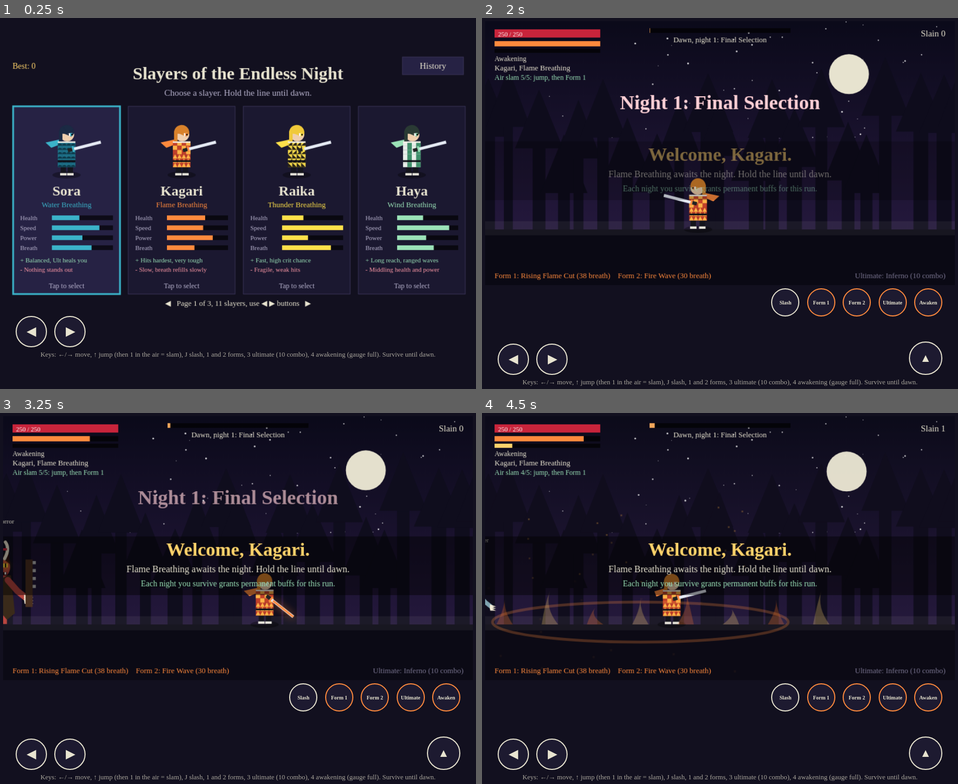
Above: before the commit, frames 1-4 (two rows, left to right).
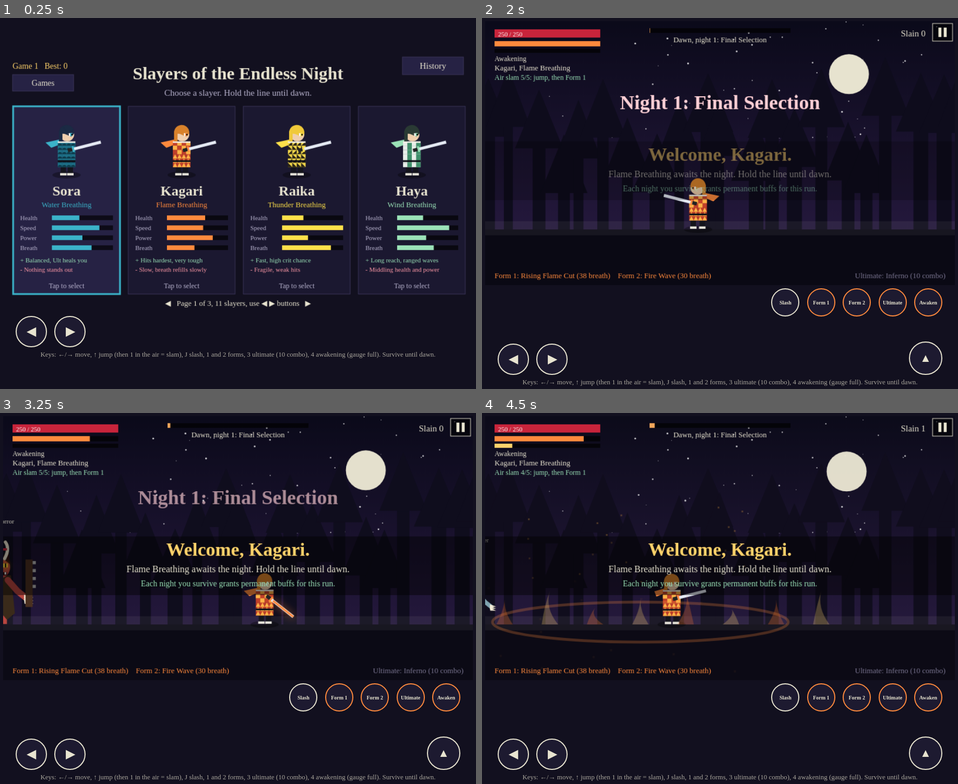
Above: after the commit, the same moments.

Repository: VedhKN/Slayers-of-the-Night-Game1
Game: browser game, page index.html
Same seed, same stepped clock (60 frames per second), same inputs: the game is played once before the commit and once after it.
Inputs (mouse positions are in pixels of both pictures, inside the frame that each line leads up to):
- Up to frame 1 (0.25 s): no input
- Up to frame 2 (2 s): click (720, 181) at 0.27 s; hold D 1.03-1.53 s; click (720, 207) at 1.07 s; tap J at 1.1, 1.6 s; hold A from 1.58 s (still down); click (624, 155) at 1.67 s; click "Confirm Kagari" at 1.77 s
- Up to frame 3 (3.25 s): click "Form 1" at 2.02 s; tap J at 2.1, 2.6, 3.1 s; release A at 2.15 s; hold W 2.2-2.5 s; click (333, 509) at 2.27 s; tap Space at 2.52 s; hold D 2.55-3.22 s; click (309, 602) at 2.87 s
- Up to frame 4 (4.5 s): hold W 3.27-3.5 s; click (601, 613) at 3.47 s; tap 1 at 3.52 s; hold A 3.55-3.98 s; tap J at 3.6, 4.1 s; hold D from 4.03 s (still down); click (720, 494) at 4.07 s

The runs differ from the first frame. In frame 1, 0.7% of the frame differs, in the area x 2-16%, y 12-20%; in frame 2, 0.2%; in frame 3, 0.2%; in frame 4, 0.2%.

Commit message:
Add files via upload

Diff:
--- a/index.html
+++ b/index.html
@@ -24,8 +24,8 @@
 html,body{overflow:hidden}
 body.sel .ac{display:none}
 .row button{font-size:min(2.6vw,10px);line-height:1.1;padding:0}
-body{height:100dvh;padding:0;gap:6px}
-canvas{width:min(100%,calc((100dvh - 90px)*16/9));max-width:900px;height:auto}
+body{height:calc(100*var(--vh,1vh));padding:0;gap:6px}
+canvas{width:min(100%,calc((calc(100*var(--vh,1vh)) - 200px)*16/9));max-width:900px;height:auto}
 .pad{padding:0 2vw}
 .grp{gap:1.2vw}
 .pad{align-items:flex-end}
@@ -38,13 +38,13 @@
  body{flex-direction:row;gap:8px;padding:0 max(8px,env(safe-area-inset-right,0px)) 0 max(8px,env(safe-area-inset-left,0px));box-sizing:border-box}
  .pad{display:contents}
  .mv{order:0;align-self:flex-end;margin-bottom:10px}
- .mv button{width:min(17dvh,58px);height:min(17dvh,58px)}
+ .mv button{width:min(calc(17*var(--vh,1vh)),58px);height:min(calc(17*var(--vh,1vh)),58px)}
  .ac{order:2;align-self:stretch;justify-content:space-between;align-items:flex-end;padding:8px 0}
  .row{display:grid;grid-template-columns:repeat(2,auto);gap:6px}
- .jump{width:min(18dvh,60px);height:min(18dvh,60px)}
+ .jump{width:min(calc(18*var(--vh,1vh)),60px);height:min(calc(18*var(--vh,1vh)),60px)}
 
- canvas{order:1;width:min(calc(100vw - 260px),calc(100dvh*16/9));max-width:none}
- button{width:min(13dvh,46px);height:min(13dvh,46px);font-size:min(6dvh,20px)}
+ canvas{order:1;width:min(calc(100vw - 260px),calc(calc(100*var(--vh,1vh))*16/9));max-width:none}
+ button{width:min(calc(13*var(--vh,1vh)),46px);height:min(calc(13*var(--vh,1vh)),46px);font-size:min(calc(6*var(--vh,1vh)),20px)}
  small{display:none}
 }
 small{opacity:.7;font-size:13px;text-align:center;padding:0 12px}
@@ -85,7 +85,7 @@
 const DT={grunt:{hp:20,v:65,d:10,c:'#6b3f8a',s:1},brute:{hp:80,v:42,d:18,c:'#8a2f3f',s:1.35},swift:{hp:18,v:140,d:8,c:'#3f6b8a',s:.9},boss:{hp:0,v:35,d:20,c:'#4a1530',s:2.3}};
 const trees=Array.from({length:22},(_,i)=>({x:i*40+rnd(-10,10),h:rnd(120,260),w:rnd(14,26)}));
 const stars=Array.from({length:60},()=>({x:rnd(0,W),y:rnd(0,200),r:rnd(.5,1.6)}));
-function begin(i){cf=false;const ch=CH[i];if(ch.lock&&PROG<ch.lock)return;try{localStorage.setItem('mb_sel',i)}catch(e){}S={t:0,state:'play',ch,p:{x:400,y:GY,vy: …(222 unchanged characters)…
+function begin(i){cf=false;const ch=CH[i];if(ch.lock&&PROG<ch.lock)return;sel=i;persist();S={t:0,state:'play',ch,p:{x:400,y:GY,vy: …(222 unchanged characters)…
 function dmg(d,base,kb){const ch=S.ch,cr=Math.random()<ch.crit+S.bl*.025;const v=Math.round(base*ch.atk*(S.ao>0?1.6:1)*(1+S.bl*.12)*(S.ls?2.2:1)*(1+Math.min(S.combo,20)*.03)*(cr?1.8:1));
  d.hp-=v;if(!(S.ao>0))S.aw=Math.min(100,S.aw+v*.1);d.fl=.12;if(d.ty!=='boss')d.x+=kb*Math.sign(d.x-S.p.x||1);
  S.fx.push({k:'n',x:d.x,y:d.y-(d.ty==='boss'?200:110),t:v+(cr?'!':''),l:.8,m:.8,c:cr?'#ffe14a':'#fff'});S.combo++;S.ct=2.2;S.maxc=Math.max(S.maxc,S.combo)}
@@ -105,7 +105,7 @@
  else if(m.t==='chain'){S.ds.slice().sort((a,b)=>Math.abs(a.x-p.x)-Math.abs(b.x-p.x)).slice(0,m.n).forEach(d=>{dmg(d,m.d,20);S.fx.push({k:'l',x:p.x,x2:d.x,y:p.y-40,y2:d.y-50,l:.3,m:.3,c:ch.col})})}
  else if(m.t==='all'){for(const d of S.ds)if(Math.abs(d.x-p.x)<m.r){dmg(d,m.d,m.kb||0);if(m.stun&&d.ty!=='boss')d.stun=m.stun}S.fx.push({k:'f',l:.35,m:.35,c:ch.col})}
  if(m.heal)p.hp=Math.min(ch.hp,p.hp+m.heal);reap()}
-function act(a){if(S.state!=='play'||S.cut||S.bcut||S.lcut)return;if(S.mini){miniHit();return}const p=S.p,ch=S.ch;if(p.cd>0)return;if(p.slam)return;
+function act(a){if(S.state!=='play'||S.paused||S.cut||S.bcut||S.lcut)return;if(S.mini){miniHit();return}const p=S.p,ch=S.ch;if(p.cd>0)return;if(p.slam)return;
  if(a===1&&p.y<GY-14){if(S.sl<5){S.sl++;startSlam()}else S.fx.push({k:'n',x:p.x,y:p.y-110,t:'No slams left',l:.8,m:.8,c:'#ff9aa8'});return}
  if(a===0){p.cd=.26;p.sw=.2;const x1=p.face>0?p.x-10:p.x-ch.bw,x2=p.face>0?p.x+ch.bw:p.x+10;area(x1,x2,10,22);S.fx.push({k:'a',x:p.x,y:p.y-40,f:p.face,r:ch.bw,l:.15,m:.15,c:'#e8e4d0',t:4});reap()}
  else if(a===4){if(S.ao>0||S.aw<100)return;S.aw=0;S.cut={l:4.2,m:4.2,f:0}}
@@ -113,7 +113,7 @@
  else{const m=S.ls?S.fm[a-1]:ch.mv[a-1];if(p.br<m.cost)return;p.br-=m.cost;run(m)}}
 function spawn(){const pr=S.t/DAWN,r=Math.random(),ty=r<.15+pr*.2?'brute':r<.4+pr*.2?'swift':'grunt',T=DT[ty];
  S.ds.push({nm:WV[S.n].d[ty],x:Math.random()<.5?-30:W+30,y:GY,ty,hp:Math.round(T.hp*(1+S.t/150+S.n*.4)),mh:Math.round(T.hp*(1+S.t/150+S.n*.4)),v:T.v,fl:0,stun:0})}
-function update(dt){const p=S.p;if(S.state==='win'||S.state==='lose')S.et=(S.et||0)+dt;if(S.state==='travel'){S.tv+=dt;if(S.tv>=5.5)nextNight();return}if(S.state!=='play')return;
+function update(dt){const p=S.p;if(S.paused)return;if(S.state==='win'||S.state==='lose')S.et=(S.et||0)+dt;if(S.state==='travel'){S.tv+=dt;if(S.tv>=5.5)nextNight();return}if(S.state!=='play')return;
  if(S.lcut){lastUpd(dt);return}if(S.bcut){bossCutUpd(dt);return}if(S.mini){miniUpd(dt);return}
  if(S.cut){const c=S.cut;c.l-=dt;if(!c.f&&c.m-c.l>=2.6){c.f=1;for(const d of S.ds)dmg(d,170,0);S.ao=14;p.hp=Math.min(S.ch.hp,p.hp+S.ch.hp*.25);reap()}if(c.l<=0)S.cut=null;return}
  S.t+=dt;{const w=S.n;if(S.wv!==w){S.wv=w;S.fx.push({k:'t',t:'Night '+(w+1)+': '+WV[w].n,l:2.2,m:2.2})}}if(S.t>=DAWN&&S.ds.some(d=>d.ty==='boss'))S.t=DAWN-.5;if(S.t>=DAWN&&S.n<5){clearNight(false);return}if(S.t>=DAWN){S.state='win';best=Math.max(best,S.kills);rec('win');clearNight(true);return}
@@ -174,7 +174,7 @@
  for(const t of trees){g.fillRect(t.x,GY-t.h,t.w,t.h);g.beginPath();g.moveTo(t.x-30,GY-t.h+60);g.lineTo(t.x+t.w/2,GY-t.h-40);g.lineTo(t.x+t.w+30,GY-t.h+60);g.fill()}
  g.fillStyle=`rgb(${mix([10,9,20],[60,44,50],pr)})`;g.fillRect(0,GY,W,H-GY);g.fillStyle='rgba(232,228,208,.06)';g.fillRect(0,GY-14,W,24)}
 function txt(t,x,y,sz,col,al,w){g.font=`${w||500} ${sz}px "Shippori Mincho",serif`;g.textAlign=al||'center';g.fillStyle=col;g.fillText(t,x,y)}
-function draw(){if(S.state==='select')return pick();if(S.state==='hist')return hist();if(S.state==='travel')return travel();
+function draw(){if(S.state==='select')return pick();if(S.state==='hist')return hist();if(S.state==='games')return gamesScr();if(S.state==='travel')return travel();
  const p=S.p,ch=S.ch;g.save();if(S.sh>0)g.translate(rnd(-4,4),rnd(-4,4));if(S.bcut)bossCam();if(S.n===5)castleBg(performance.now()/1000);else{bg();decor();}
  for(const d of S.ds)demon(d);for(const d of S.ds)if(d.sp)bossFx(d);
  if(S.ao>0)aura(p,ch,p.an);
@@ -190,10 +190,10 @@
   else if(f.k==='n'){g.font='800 22px "Shippori Mincho",serif';g.textAlign='center';g.lineWidth=3;g.strokeStyle='#000';g.strokeText(f.t,f.x,f.y);g.fillText(f.t,f.x,f.y)}
   else if(f.k==='t'){g.globalAlpha=Math.min(1,k*2);txt(f.t,W/2,150,34,'#ffd0d6',0,800)}
   else g.fillRect(f.x,f.y,4,4);g.globalAlpha=1}
- if(S.bcut)bossWorldFx();g.restore();hud();if(S.cut)cutscene();if(S.bcut)bossCutDraw();if(S.mini)miniDraw();if(S.wel>0)welcome();if(S.lcut)lastCut();if(S.state!=='play')over()}
+ if(S.bcut)bossWorldFx();g.restore();hud();if(S.cut)cutscene();if(S.bcut)bossCutDraw();if(S.mini)miniDraw();if(S.wel>0)welcome();if(S.lcut)lastCut();if(S.paused)pauseDraw();if(S.state!=='play')over()}
 function hud(){const p=S.p,ch=S.ch;g.fillStyle='#000a';g.fillRect(16,14,180,14);g.fillStyle=p.hp/ch.hp>.3?'#c8243b':'#ff5a6e';g.fillRect(16,14,180*p.hp/ch.hp,14);
  txt(p.hp+' / '+ch.hp,22,26,11,'#fff','left');g.fillStyle='#000a';g.fillRect(16,34,180,9);g.fillStyle=ch.col;g.fillRect(16,34,180*p.br/100,9);
- g.fillStyle='#000a';g.fillRect(16,47,180,7);g.fillStyle=S.a …(340 unchanged characters)… #9be3b8','left');txt('Slain '+S.kills,W-16,26,15,'#e8e4d0','right');
+ g.fillStyle='#000a';g.fillRect(16,47,180,7);g.fillStyle=S.a …(340 unchanged characters)… #9be3b8','left');txt('Slain '+S.kills,W-50,26,15,'#e8e4d0','right');if(S.state==='play'){g.fillStyle='rgba(0,0,0,.55)';g.fillRect(W-38,4,34,30);g.strokeStyle='#e8e4d0';g.lineWidth=1;g.strokeRect(W-38,4,34,30);g.fillStyle='#e8e4d0';g.fillRect(W-28,11,5,16);g.fillRect(W-19,11,5,16)}
  g.fillStyle='#000a';g.fillRect(W/2-120,12,240,8);g.fillStyle='#f2a65a';g.fillRect(W/2-120,12,240*S.t/DAWN,8);txt('Dawn, night '+(S.n+1)+': '+WV[S.n].n,W/2,36,13,'#e8e4d0');
  const b=S.ds.find(d=>d.ty==='boss');if(b){g.fillStyle='#000b';g.fillRect(W/2-200,48,400,12);g.fillStyle='#c8243b';g.fillRect(W/2-200,48,400*b.hp/b.mh,12);txt((b.nm||'Boss demon')+(b.form?', '+BOSS[b.bi].aw.n:''),W/2,76,14,'#ffd0d6')}
  if(S.combo>1){const rdy=S.combo>=10;txt(S.combo+' combo',W-16,54,26,rdy?'#ffe14a':'#e8e4d0','right',800);txt('x'+(1+Math.min(S.combo,20)*.03).toFixed(2)+' damage'+(rdy?', Ultimate ready':''),W-16,74,13,'#e8e4d0','right');
@@ -208,7 +208,7 @@
  const fd=s=>Math.max(0,Math.min(1,(e-s)*2.5));
  g.globalAlpha=fd(.4);txt(w?'Dawn breaks':'You have fallen',W/2,150,56,col,0,800);
  g.globalAlpha=fd(1.3);txt(w?'The demons turn to ash in the sunlight.':'The night belongs to the demons.',W/2,195,20,'#e8e4d0');
- g.globalAlpha=fd(2.1);txt(`${ch.n}: ${S.kills} slain, best  …(139 unchanged characters)… .join(', '),W/2,285,22,'#ffd36b',0,800);
+ g.globalAlpha=fd(2.1);txt(`${ch.n}: ${S.kills} slain, best  …(139 unchanged characters)… .join(', '),W/2,285,22,'#ffd36b',0,800);if(PROG>=6)txt('All slayers unlocked! Start a new game from the Games tab.',W/2,315,16,'#9be3b8');
  g.globalAlpha=1;if(e>=3.2){g.globalAlpha=.6+.4*Math.sin(e*5);txt('Tap or press Enter to continue',W/2,H-14,16,ch.col);g.globalAlpha=1}else{g.fillStyle='rgba(255,255,255,.2)';g.fillRect(W/2-80,H-22,160*e/3.2,4)}}
 function overOld(){g.fillStyle='rgba(8,6,18,.75)';g.fillRect(0,0,W,H);const w=S.state==='win';
  txt(w?'Dawn breaks':'The night wins',W/2,170,54,'#e8e4d0',0,800);
@@ -320,11 +320,40 @@
  else if(d.mh>25&&!b){g.fillStyle='#000';g.fillRect(d.x-16,d.y-130,32,4);g.fillStyle='#c8243b';g.fillRect(d.x-16,d.y-130,32*d.hp/d.mh,4)}
  if(!b&&d.nm){g.globalAlpha=.85;txt(d.nm,d.x,d.y-(d.ty==='brute'?172:140),11,'#e8e4d0',0,500);g.globalAlpha=1}}
 const pg=()=>Math.floor(sel/4),PG=Math.ceil(CH.length/4);let UN=false;try{UN=localStorage.getItem('mb_sun')==='1'}catch(e){}
-let HIST=[];try{HIST=JSON.parse(localStorage.getItem('mb_hist')||'[]')}catch(e){}
-best=Math.max(0,...HIST.map(h=>h.k));try{sel=Math.min(CH.length-1,+localStorage.getItem('mb_sel')||0)}catch(e){}
-let PROG=0;try{PROG=+localStorage.getItem('mb_prog')||(localStorage.getItem('mb_sun')==='1'?5:0)}catch(e){}
+let HIST=[];
+
+let PROG=0,PST=false,SAVE=null,gpg=0,GMSG='',GMT=0,GCONF=0;const SK='mb_save2';
+function mkGame(n){return{id:Date.now().toString(36)+Math.random().toString(36).slice(2,5),name:'Game '+n,created:Date.now(),prog:0,hist:[],sel:0,played:Date.now()}}
+function loadLocal(){for(const k of [SK,SK+'_b']){try{const r=JSON.parse(localStorage.getItem(k));if(r&&r.games&&r.games.length&&r.cur)return r}catch(e){}}return null}
+function migrate(){let pr=0,hs=[],sl=0;try{pr=+localStorage.getItem('mb_prog')||(localStorage.getItem('mb_sun')==='1'?5:0);hs=JSON.parse(localStorage.getItem('mb_hist')||'[]');sl=+localStorage.getItem('mb_sel')||0}catch(e){}const n=mkGame(1);n.prog=pr;n.hist=hs;n.sel=sl;return{v:2,cur:n.id,games:[n]}}
+function curG(){return SAVE.games.find(x=>x.id===SAVE.cur)||SAVE.games[0]}
+function applyGame(){const x=curG();PROG=x.prog||0;HIST=x.hist||[];x.hist=HIST;best=Math.max(0,...HIST.map(h=>h.k));sel=Math.min(CH.length-1,x.sel||0)}
+function cnt(s){return s.games.reduce((a,x)=>a+x.hist.length*10+x.prog,0)+s.games.length}
+function idb(cb){try{const r=indexedDB.open('slayers',1);r.onupgradeneeded=()=>r.result.createObjectStore('kv');r.onsuccess=()=>cb(r.result);r.onerror=()=>cb(null)}catch(e){cb(null)}}
+function idbPut(v){idb(db=>{if(!db)return;try{db.transaction('kv','readwrite').objectStore('kv').put(v,SK)}catch(e){}})}
+function idbGet(cb){idb(db=>{if(!db)return cb(null);try{const q=db.transaction('kv').objectStore('kv').get(SK);q.onsuccess=()=>cb(q.result||null);q.onerror=()=>cb(null)}catch(e){cb(null)}})}
+function persist(){const x=curG();if(x){x.prog=PROG;x.hist=HIST;x.sel=sel;x.played=Date.now()}SAVE.ts=Date.now();try{const old=localStorage.getItem(SK);if(old)localStorage.setItem(SK+'_b',old);localStorage.setItem(SK,JSON.stringify(SAVE))}catch(e){}idbPut(SAVE)}
+function startStorage(){try{if(navigator.storage&&navigator.storage.persist)navigator.storage.persist().then(r=>{PST=r})}catch(e){}
+ idbGet(r=>{if(!r||!r.games){persist();return}if(!SAVE||cnt(r)>cnt(SAVE)||(cnt(r)===cnt(SAVE)&&(r.ts||0)>(SAVE.ts||0))){SAVE=r;applyGame()}persist()})}
+function switchGame(id){persist();SAVE.cur=id;applyGame();persist();S={state:'select'}}
+function newGame(){persist();const x=mkGame(SAVE.games.length+1);SAVE.games.push(x);SAVE.cur=x.id;applyGame();persist();S={state:'select'}}
+function doBackup(){const j=JSON.stringify(SAVE);let m='Backup copied. Paste it somewhere safe.';try{navigator.clipboard.writeText(j)}catch(e){m='Backup file saved.'}try{const a=document.createElement('a');a.href=URL.createObjectURL(new Blob([j],{type:'application/json'}));a.download='slayers-backup.json';document.body.appendChild(a);a.click();a.remove()}catch(e){}GMSG=m;GMT=performance.now()+4000}
+function doRestore(){let t=null;try{t=prompt('Paste your backup code:')}catch(e){}if(!t)return;try{const r=JSON.parse(t);if(!r.games||!r.cur)throw 0;persist();for(const x of r.games){const o=SAVE.games.find(y=>y.id===x.id);if(!o)SAVE.games.push(x);else if(x.hist.length*10+x.prog>o.hist.length*10+o.prog)SAVE.games[SAVE.games.indexOf(o)]=x}applyGame();persist();GMSG='Backup restored.'}catch(e){GMSG='That backup code is not valid.'}GMT=performance.now()+4000}
+function gbtn(e){const r=cv.getBoundingClientRect(),px=(e.clientX-r.left)/r.width*W,py=(e.clientY-r.top)/r.height*H;return px>=16&&px<=120&&py>=44&&py<=72}
+function gamesTap(e){const r=cv.getBoundingClientRect(),px=(e.clientX-r.left)/r.width*W,py=(e.clientY-r.top)/r.height*H,L=SAVE.games.slice().sort((a,b)=>b.created-a.created);
+ if(px<120&&py<50){S={state:'select'};return}
+ if(py>=92&&py<92+5*62&&px>=40&&px<=760){const i=Math.floor((py-92)/62),x=L[gpg*5+i];if(x&&py-92-i*62<=56)switchGame(x.id);return}
+ if(py>=396&&py<=428){if(px>=40&&px<=220){if(GCONF>performance.now()){GCONF=0;newGame()}else GCONF=performance.now()+3000}else if(px>=240&&px<=400)doBackup();else if(px>=420&&px<=580)doRestore();else if(px>=600&&px<=760){const P=Math.max(1,Math.ceil(L.length/5));gpg=px<680?(gpg+P-1)%P:(gpg+1)%P}}}
+function gamesScr(){g.fillStyle='#12101f';g.fillRect(0,0,W,H);txt('Your Games',W/2,48,34,'#e8e4d0',0,800);txt('Each game keeps its own unlocks and run history. Nothing is deleted.',W/2,72,14,'#b9b4cf');
+ g.fillStyle='#262244';g.fillRect(16,14,90,30);txt('Back',61,34,15,'#e8e4d0');
+ const L=SAVE.games.slice().sort((a,b)=>b.created-a.created);
+ L.slice(gpg*5,gpg*5+5).forEach((gm,i)=>{const y=92+i*62,on=gm.id===SAVE.cur,u=CH.filter(c=>!c.lock||gm.prog>=c.lock).length,bk=Math.max(0,...gm.hist.map(h=>h.k));g.fillStyle=on?'#262244':'#1b1830';g.fillRect(40,y,720,56);g.strokeStyle=on?'#ffd36b':'#3a3558';g.lineWidth=on?3:1;g.strokeRect(40,y,720,56);txt(gm.name,56,y+24,18,'#e8e4d0','left',800);txt(gm.prog>=6?'Complete':on?'Playing':'Tap to play',744,y+24,14,gm.prog>=6?'#9be3b8':on?'#ffd36b':'#b9b4cf','right');txt('Slayers '+u+'/'+CH.length+'   Nights cleared '+Math.min(6,gm.prog)+'/6   Runs '+gm.hist.length+'   Best '+bk,56,y+46,13,'#b9b4cf','left')});
+ const bt=(x,w,t,c)=>{g.fillStyle='#262244';g.fillRect(x,396,w,32);g.strokeStyle=c;g.lineWidth=1;g.strokeRect(x,396,w,32);txt(t,x+w/2,418,15,'#e8e4d0')};
+ bt(40,180,GCONF>performance.now()?'Tap again to confirm':'New Game','#9be3b8');bt(240,160,'Backup','#3a3558');bt(420,160,'Restore','#3a3558');bt(600,160,'\u25c0  '+(gpg+1)+'/'+Math.max(1,Math.ceil(L.length/5))+'  \u25b6','#3a3558');
+ txt(GMT>performance.now()?GMSG:'Saved on this device'+(PST?' (protected storage)':'. Use Backup to keep a copy.'),W/2,H-8,12,'#b9b4cf')}
+SAVE=loadLocal()||migrate();applyGame();persist();startStorage();
 const LOC=['','The haunted mansion where drums echo in the dark','A runaway night train pulls you into a dream','A glittering district where demons hide among the lanterns','A hidden village where swordsmiths forge by firelight','An impossible fortress where every room defies the sky'];
-function clearNight(fin){const old=PROG;PROG=Math.max(PROG,S.n+1);try{localStorage.setItem('mb_prog',PROG)}catch(e){}S.newUnlock=CH.filter(c=>c.lock&&c.lock>old&&c.lock<=PROG).map(c=>c.n);if(!fin){S.state='travel';S.tv=0}}
+function clearNight(fin){const old=PROG;PROG=Math.max(PROG,S.n+1);persist();S.newUnlock=CH.filter(c=>c.lock&&c.lock>old&&c.lock<=PROG).map(c=>c.n);if(!fin){S.state='travel';S.tv=0}}
 function nextNight(){const p=S.p,ch=S.ch;S.n++;S.bl++;S.sl=0;p.slam=null;S.t=0;S.bs=0;S.ds=[];S.pr=[];S.fx=[];S.combo=0;S.ct=0;S.sp=1;p.x=400;p.y=GY;p.vy=0;p.cd=0;p.inv=1;p.br=100;p.hp=Math.min(ch.hp,p.hp+Math.round(ch.hp*.4));S.wv=-1;S.state='play'}
 function decor(){const n=S.n,t=performance.now()/1000;g.save();
  if(n===1){g.fillStyle='#0d0a16';g.fillRect(560,GY-120,200,120);g.beginPath();g.moveTo(540,GY-120);g.lineTo(660,GY-190);g.lineTo(780,GY-120);g.fill();g.fillStyle='#ffb347';for(let i=0;i<3;i++)g.fillRect(590+i*55,GY-90,14,20)}
@@ -418,6 +447,13 @@
  else if(el==='i'){for(let i=0;i<22;i++){const an=Math.PI*(.05+i*.043),r=q*(120+(i%5)*50),px=x+Math.cos(an)*r*1.2,py=GY …(276 unchanged characters)…
  else{g.beginPath();g.arc(x,GY-q*140,30+q*110,0,7);g.globalAlpha=a*.7;g.fill();g.globalAlpha=a;g.lineWidth=5;for(let i= …(264 unchanged characters)…
  g.restore()}
+let PQ=0;
+function pbtn(e){const r=cv.getBoundingClientRect(),px=(e.clientX-r.left)/r.width*W,py=(e.clientY-r.top)/r.height*H;return px>=W-46&&py<=42}
+function pauseTap(e){const r=cv.getBoundingClientRect(),px=(e.clientX-r.left)/r.width*W,py=(e.clientY-r.top)/r.height*H;if(px<W/2-110||px>W/2+110)return;if(py>=200&&py<=244){S.paused=false;PQ=0}else if(py>=260&&py<=304){if(PQ>performance.now()){PQ=0;S={state:'select'}}else PQ=performance.now()+3000}}
+function pauseDraw(){g.fillStyle='rgba(5,3,12,.8)';g.fillRect(0,0,W,H);txt('Paused',W/2,150,44,'#e8e4d0',0,800);
+ g.fillStyle='#262244';g.fillRect(W/2-110,200,220,44);g.strokeStyle='#ffd36b';g.lineWidth=2;g.strokeRect(W/2-110,200,220,44);txt('Resume',W/2,230,20,'#ffd36b',0,800);
+ g.fillStyle='#262244';g.fillRect(W/2-110,260,220,44);g.strokeStyle='#ff9aa8';g.lineWidth=1;g.strokeRect(W/2-110,260,220,44);txt(PQ>performance.now()?'Tap again to quit':'Quit to menu',W/2,290,18,'#ff9aa8');
+ txt('Quitting ends this run. Saved unlocks and history stay safe.',W/2,336,13,'#b9b4cf')}
 function startSpecial(d){const B=BOSS[d.bi],L=d.form?B.aw.sp:B.sp,m=L[Math.floor(Math.random()*L.length)];d.sp={k:m.k,n:m.n,t:0,st:'wind',x0:d.x,mult:1,hit:0,tx:S.p.x};d.spT=rnd(5,7)*(d.form?.75:1);S.fx.push({k:'t',t:m.n,l:1.6,m:1.6})}
 function bossAI(d,dt,dx){if(d.tc>0)d.tc-=dt;if(d.sp){const s=d.sp;if(s.st==='wind'){s.t+=dt;if(s.t>=.8){s.st='mini';S.m …(189 unchanged characters)…
  d.spT-=dt;if(d.ph===0&&d.spT<=0&&!(d.tc>0)&&Math.abs(dx)<650){startSpecial(d);return true}return false}
@@ -484,7 +520,7 @@
  g.shadowColor=col;g.shadowBlur=10;g.fillStyle=col;const ey=bi===4?[[-3,-80],[7,-80],[-3,-75],[7,-75],[-3,-70],[7,-70]]:[[-1,-77],[7,-77]];for(const e of ey)g.fillRect(e[0],e[1],5,bi===4?3:5);g.shadowBlur=0;
  if(bi!==4){g.fillStyle='#000';g.fillRect(1,-77,1.5,5);g.fillRect(9,-77,1.5,5)}
  g.fillStyle='#2a0508';g.fillRect(2,-64,10,4);g.fillStyle='#fff';g.fillRect(3,-64,2,3);g.fillRect(9,-64,2,3);g.restore()}
-function rec(r){HIST.unshift({c:S.ch.n,k:S.kills,m:S.maxc,t:Math.floor(S.t),r,w:S.wv+1});HIST=HIST.slice(0,30);best=Math.max(best,S.kills);try{localStorage.setItem('mb_hist',JSON.stringify(HIST))}catch(e){}}
+function rec(r){HIST.unshift({c:S.ch.n,k:S.kills,m:S.maxc,t:Math.floor(S.t),r,w:S.wv+1});HIST=HIST.slice(0,2000);best=Math.max(best,S.kills);persist();}
 function hbtn(e){const r=cv.getBoundingClientRect(),px=(e.clientX-r.left)/r.width*W,py=(e.clientY-r.top)/r.height*H;return px>=W-120&&px<=W-16&&py>=14&&py<=44}
 function hist(){g.fillStyle='#12101f';g.fillRect(0,0,W,H);txt('Past runs',W/2,50,34,'#e8e4d0',0,800);const wins=HIST.filter(h=>h.r==='win').length;
  txt(HIST.length?`${HIST.length} runs, ${wins} survived to dawn, best score ${best}`:'No runs yet. Play a round to start your history.',W/2,78,15,'#b9b4cf');
@@ -494,7 +530,7 @@
 function cbtn(e){const r=cv.getBoundingClientRect(),px=(e.clientX-r.left)/r.width*W,py=(e.clientY-r.top)/r.height*H,x=cardX(sel-pg()*4);return px>=x+14&&px<=x+168&&py>=386&&py<=414}
 function cardX(i){return 17+i*196}
 function pick(){g.fillStyle='#12101f';g.fillRect(0,0,W,H);const t=performance.now()/1000;
- txt('Slayers of the Endless Night',W/2,52,30,'#e8e4d0',0,80 …(121 unchanged characters)… txt('History',W-68,34,15,'#e8e4d0');txt('Best: '+best,16,34,14,'#ffd36b','left');txt('Choose a slayer. Hold the line u …(140 unchanged characters)…
+ txt('Slayers of the Endless Night',W/2,52,30,'#e8e4d0',0,80 …(121 unchanged characters)… txt('History',W-68,34,15,'#e8e4d0');txt(curG().name+'   Best: '+best,16,34,14,'#ffd36b','left');g.fillStyle='#262244';g.fillRect(16,44,104,28);g.strokeStyle='#3a3558';g.strokeRect(16,44,104,28);txt('Games',68,63,14,'#e8e4d0');txt('Choose a slayer. Hold the line u …(140 unchanged characters)…
  CH.forEach((c,gi)=>{const i=gi-pg()*4;if(i<0||i>3)return;const x=cardX(i),on=gi===sel;g.fillStyle=on?'#262244':'#1b1830';g.fillRect(x,98,182,320);g.strokeStyle=on?c.col:'#3a3558';g.lineWidth=on?3:1;g.strokeRect(x,98,182,320);
   hero(g,x+91,215,1,c,t,0,0,1);txt(c.n,x+91,250,24,'#e8e4d0',0,800);txt(c.st,x+91,270,13,c.col);
   [['Health',c.hp/400],['Speed',c.spd/270],['Power',c.atk/2],['Breath',c.reg/20]].forEach(([l,v],j)=>{const y=284+j*17;txt(l,x+12,y+8,11,'#b9b4cf','left');g.fillStyle='#000a';g.fillRect(x+66,y,104,8);g.fillStyle=c.col;g.fillRect(x+66,y,104*Math.min(1,v),8)});
@@ -502,17 +538,20 @@
 function cardAt(e){const r=cv.getBoundingClientRect(),px=(e.clientX-r.left)/r.width*W,py=(e.clientY-r.top)/r.height*H;
  if(py>420||(py>396&&(px<150||px>650))){if(e.type==='pointerdown')sel=(Math.floor(sel/4)+(px<W/2?-1:1)+PG)%PG*4;return -1}for(let i=0;i<4;i++)if(px>=cardX(i)&&px<=cardX(i)+182&&py>=98&&py<=418&&i+pg()*4<CH.length)return i+pg()*4;return -1}
 cv.addEventListener('pointermove',e=>{if(S.state==='select'&&!cf){const i=cardAt(e);if(i>=0)sel=i}});
-cv.addEventListener('pointerdown',e=>{if(S.state==='play'&&S.mini){miniHit();return}if(S.state==='select'&&hbtn(e)){ …(207 unchanged characters)…
+cv.addEventListener('pointerdown',e=>{if(S.state==='play'&&S.paused){pauseTap(e);return}if(S.state==='play'&&pbtn(e)){S.paused=true;return}if(S.state==='games'){gamesTap(e);return}if(S.state==='play'&&S.mini){miniHit();return}if(S.state==='select'&&gbtn(e)){S={state:'games'};gpg=0;return}if(S.state==='select'&&hbtn(e)){ …(207 unchanged characters)…
 addEventListener('keydown',e=>{keys[e.key]=1;if(['ArrowUp','ArrowDown',' '].includes(e.key))e.preventDefault();
- if(S.state==='hist'){S={state:'select'};return}if(S.state== …(321 unchanged characters)…
+ if(S.state==='hist'||S.state==='games'){S={state:'select'};return}if(S.state== …(321 unchanged characters)…
  if(S.state!=='play'){if((e.key==='Enter'||e.key===' ')&&S.et>=3.2)S={state:'select'};return}
- if(e.key==='j'||e.key==='J'||e.key===' ')act(0);if(e.key==='1')act(1);if(e.key==='2')act(2);if(e.key==='3')act(3)});
+ if(e.key==='p'||e.key==='P'||e.key==='Escape'){S.paused=!S.paused;return}if(e.key==='j'||e.key==='J'||e.key===' ')act(0);if(e.key==='1')act(1);if(e.key==='2')act(2);if(e.key==='3')act(3)});
 addEventListener('keyup',e=>keys[e.key]=0);
 document.querySelectorAll('button').forEach(b=>{
  b.addEventListener('pointerdown',e=>{e.preventDefault();b.classList.add('on');if(b.dataset.k){if(S.state==='select'){i …(349 unchanged characters)…
  const up=()=>{b.classList.remove('on');if(b.dataset.k)keys['k'+b.dataset.k]=0};
  b.addEventListener('pointerup',up);b.addEventListener('pointerleave',up);b.addEventListener('pointercancel',up)});
+try{document.addEventListener('visibilitychange',()=>{if(document.hidden&&S.state==='play')S.paused=true})}catch(e){}
+function fit(){try{const vw=innerWidth,vh=innerHeight;document.documentElement.style.setProperty('--vh',vh/100+'px');const land=vw>vh&&vh<=560;let cw=land?Math.min(vw-260,vh*16/9):Math.min(vw,900,(vh-200)*16/9);cw=Math.max(240,cw);cv.style.width=cw+'px';cv.style.height=(cw*9/16)+'px'}catch(e){}}
+addEventListener('resize',fit);addEventListener('orientationchange',()=>setTimeout(fit,250));fit();
 let last=performance.now();
-function loop(n){const dt=Math.min(.05,(n-last)/1000);last=n;update(dt);draw();document.body.classList.toggle('sel',S.state==='select'||S.state==='hist'||S.state==='travel');requestAnimationFrame(loop)}
+function loop(n){const dt=Math.min(.05,(n-last)/1000);last=n;update(dt);draw();document.body.classList.toggle('sel',S.state==='select'||S.state==='hist'||S.state==='games'||S.state==='travel');requestAnimationFrame(loop)}
 requestAnimationFrame(loop);
 </script></body></html>
